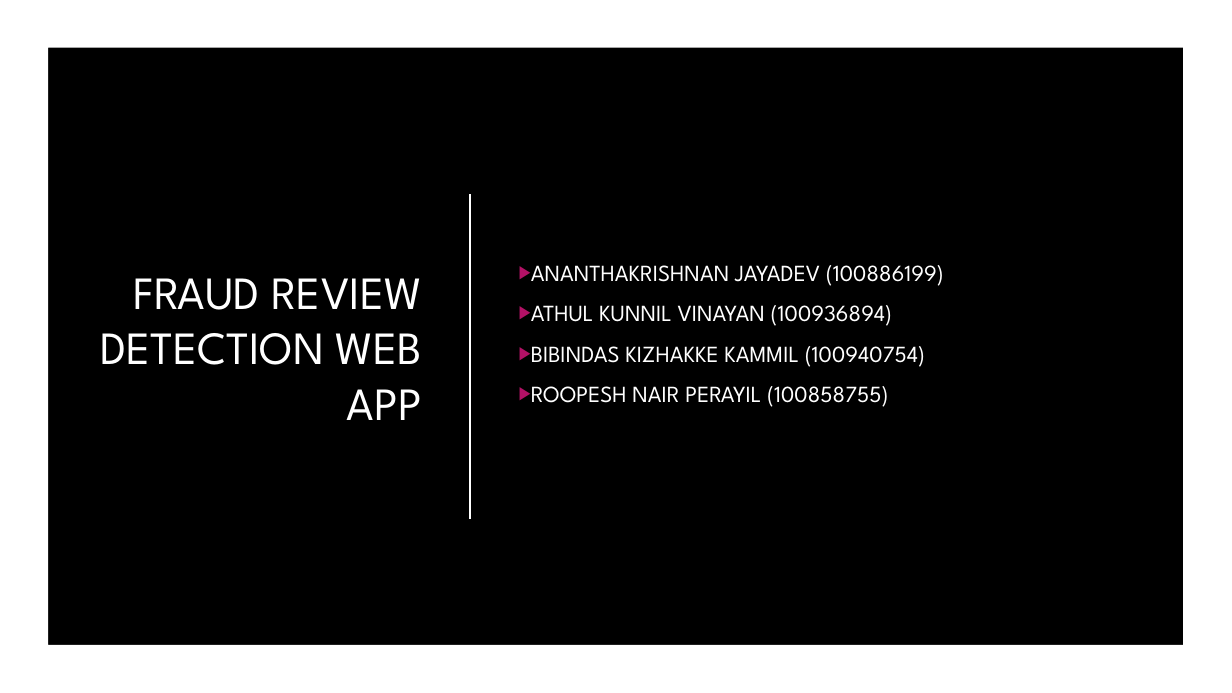
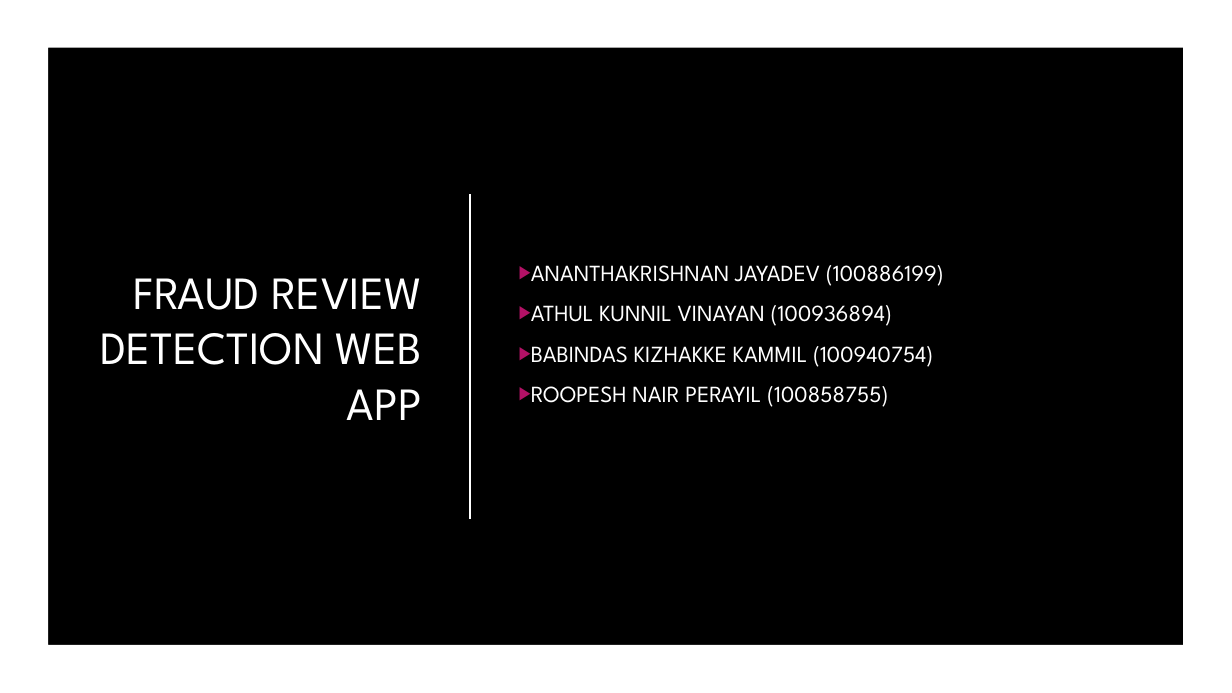
Before and after one commit to ninjasneural/fake_review_predict, a slide deck: slide 1 of Fraud_review_detection_web_app_ProjectPlan.pptx. Drawn at 1232x693 pixels with LibreOffice and Linux fonts; fonts in the diff are those of the drawing; background and template pictures are left out. Boxes give left, top, right and bottom in pixels: in the first picture for what was removed or moved away, otherwise in the second. Text is boxed around its words. In the diff, an @@ line names an element or a change of style, - is before the commit and + after.

Commit message:
kick of session - ppt

```diff
--- a/Fraud_review_detection_web_app_ProjectPlan.pptx
+++ b/Fraud_review_detection_web_app_ProjectPlan.pptx
@@ subtitle at [531,346,933,367]: text changed @@
-▶ BIBINDAS KIZHAKKE KAMMIL (100940754)
+▶ BABINDAS KIZHAKKE KAMMIL (100940754)
```
